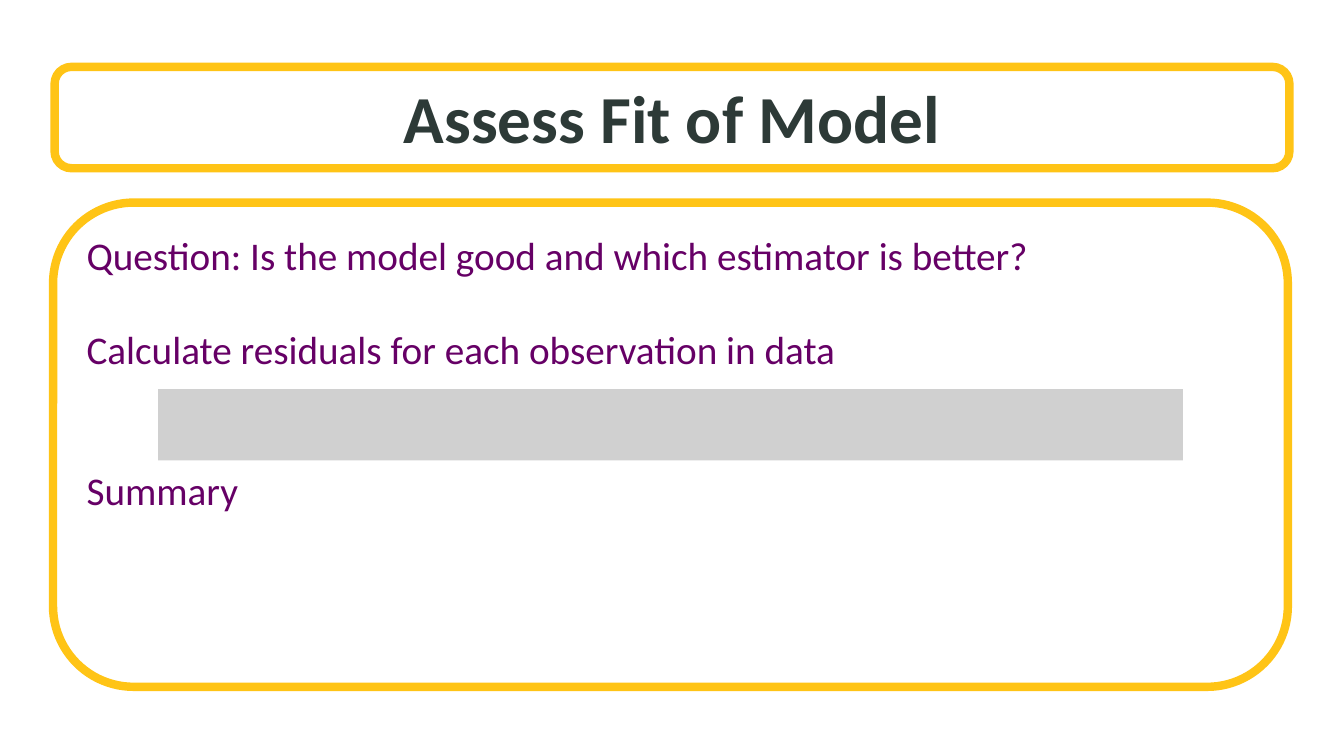
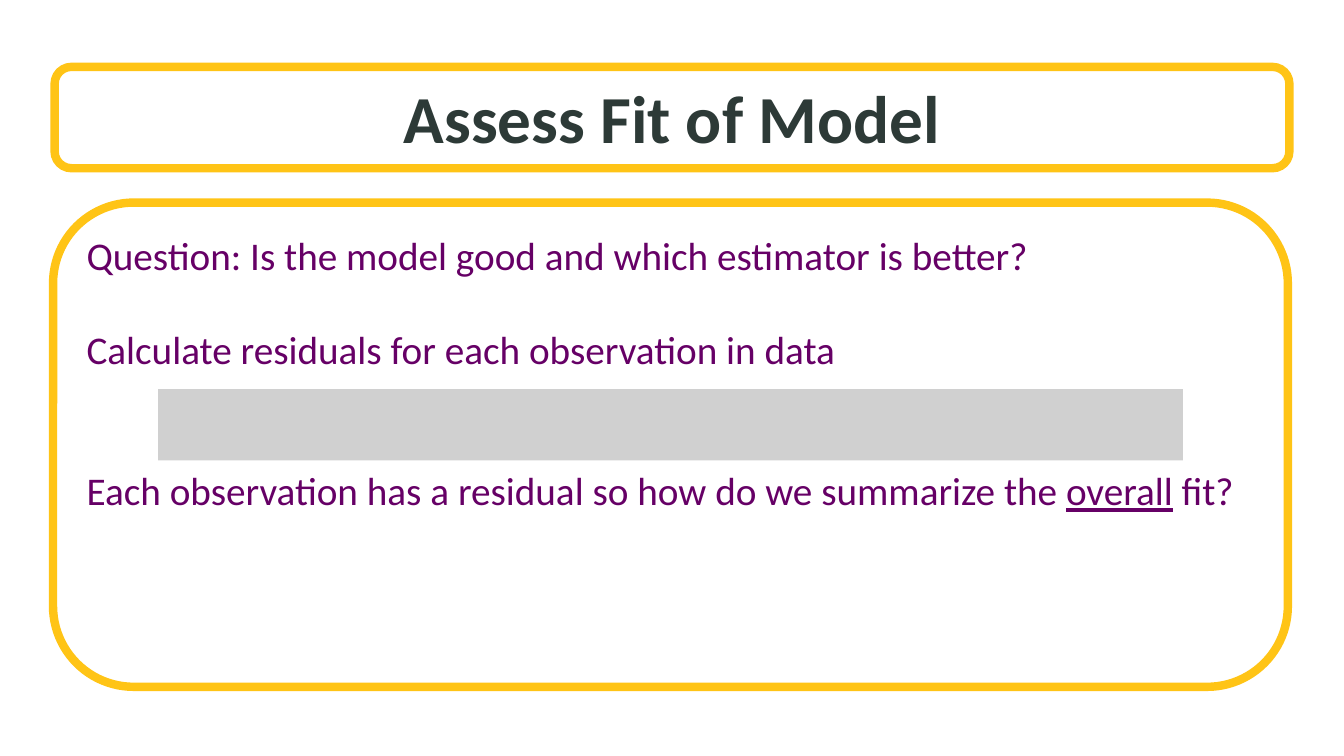
Before and after one commit to SuperMarioGiacomazzo/STOR455_WEBSITE, a slide deck: slide 7 of Lectures/2 - Four Step Process.pptx. Drawn at 1344x756 pixels with LibreOffice and Linux fonts; fonts in the diff are those of the drawing; grey boxes stand for pictures; background and template pictures are left out. Boxes give left, top, right and bottom in pixels: in the first picture for what was removed or moved away, otherwise in the second. Text is boxed around its words. In the diff, an @@ line names an element or a change of style, - is before the commit and + after.

```diff
--- a/Lectures/2 - Four Step Process.pptx
+++ b/Lectures/2 - Four Step Process.pptx
@@ text in rounded rectangle at bbox=[87, 477, 1234, 512]: text changed @@
-Summary
+Each observation has a residual so how do we summarize the overall fit?
```
Also in this commit, not shown: 1 other slide changed, 2 slides added, 1 slide removed.
